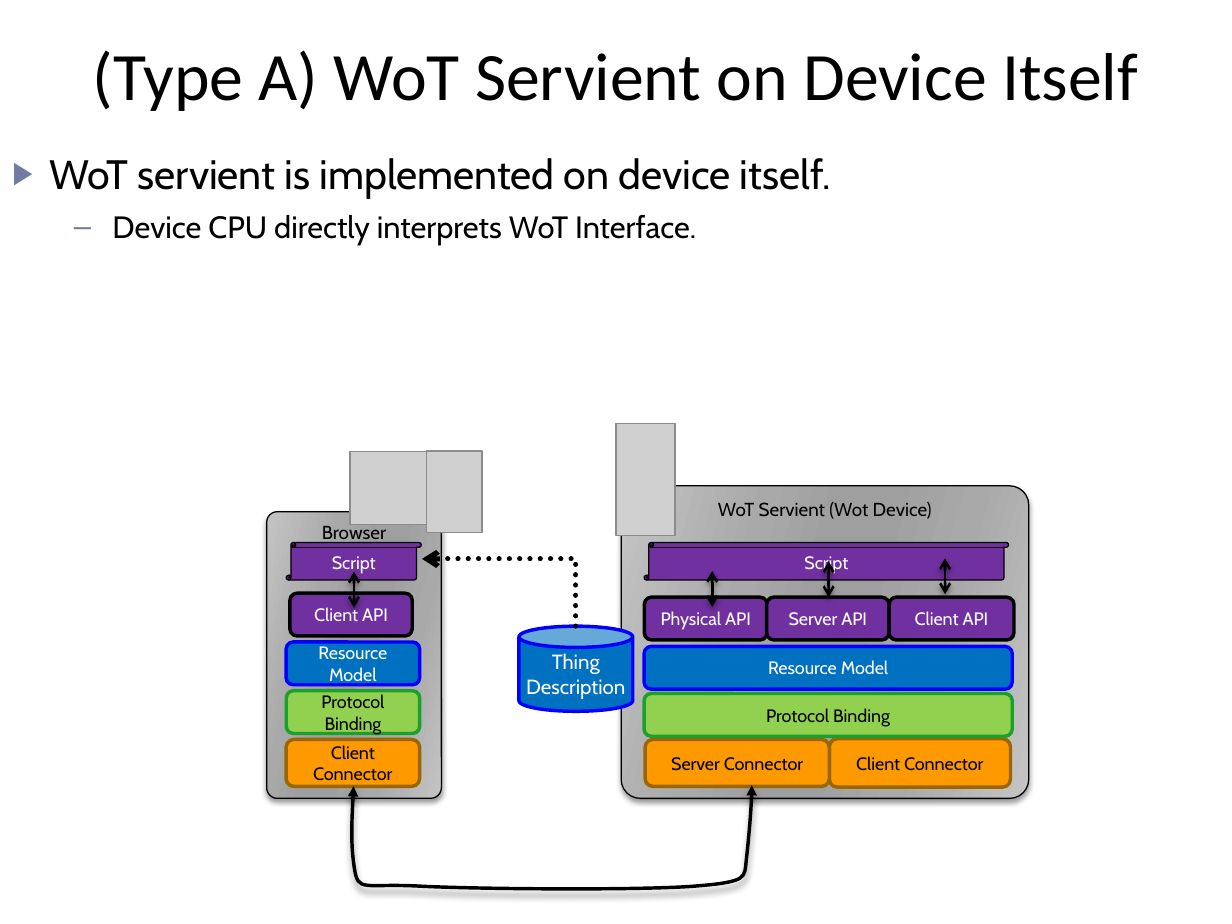
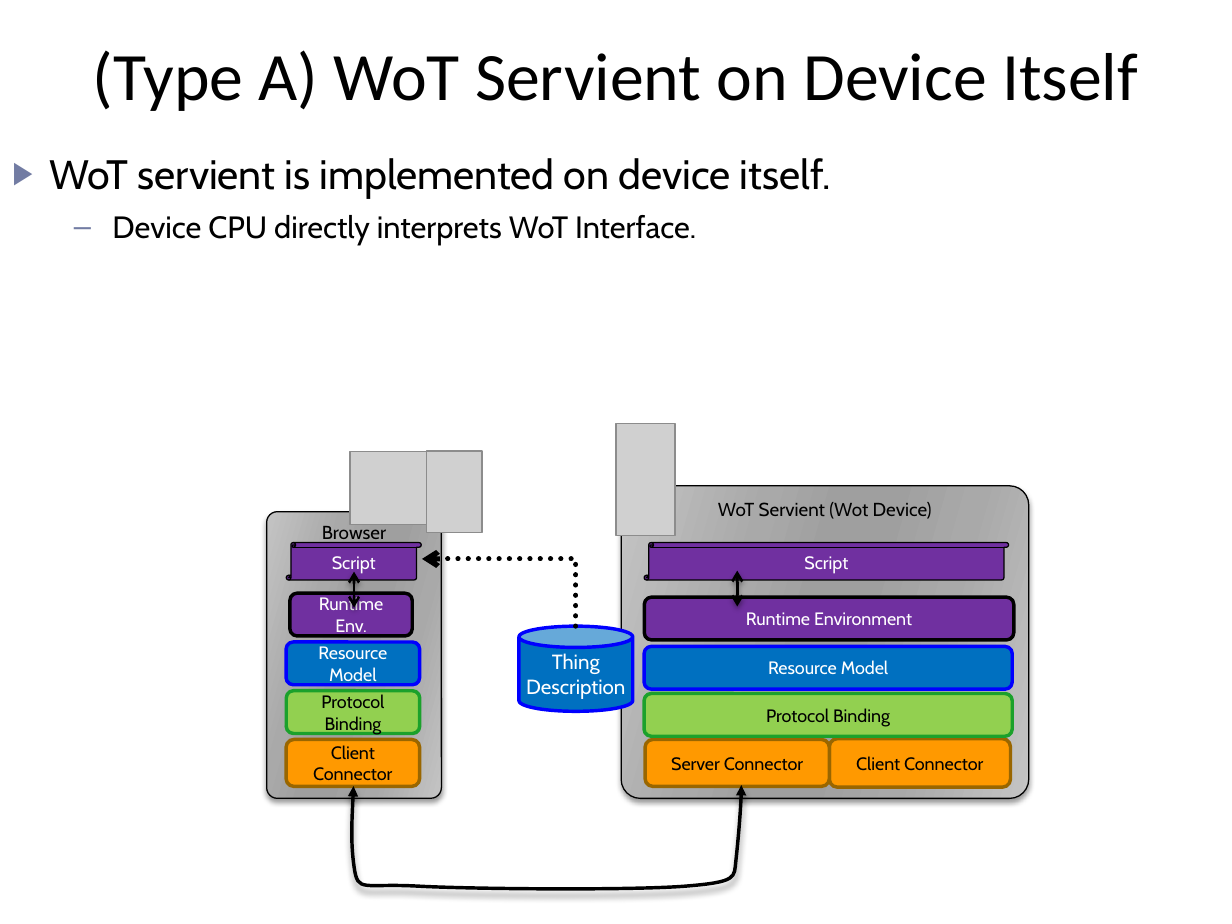
Before and after one commit to w3c/wot, a slide deck: slide 7 of current-practices/wot-getting-started.pptx. Drawn at 1232x924 pixels with LibreOffice and Linux fonts; fonts in the diff are those of the drawing; grey boxes stand for pictures. Boxes give left, top, right and bottom in pixels: in the first picture for what was removed or moved away, otherwise in the second. Text is boxed around its words. In the diff, an @@ line names an element or a change of style, - is before the commit and + after.

```diff
--- a/current-practices/wot-getting-started.pptx
+++ b/current-practices/wot-getting-started.pptx
@@ double arrow removed from (945, 558) to (945, 594) @@
@@ text in rounded rectangle at <box>319,596,383,637</box>: text changed @@
-Client API
+Runtime Env.
@@ rounded rectangle "Runtime Environment": place and size @@
-rounded rectangle "Runtime Environment" at <box>644,598,768,641</box>
+rounded rectangle "Runtime Environment" at <box>644,598,1014,641</box>
@@ double arrow removed from (712, 570) to (712, 607) @@
@@ double arrow moved from (829, 562) - (829, 598) to (737, 570) - (737, 606) @@
@@ rounded rectangle removed at <box>766,598,888,641</box> @@
-Server API
@@ rounded rectangle removed at <box>890,598,1014,641</box> @@
-Client API
@@ text in rounded rectangle at <box>746,612,912,625</box>: text changed @@
-Physical API
+Runtime Environment
@@ freeform shape: place and size @@
-freeform shape at <box>352,785,753,888</box>
+freeform shape at <box>352,785,742,888</box>
```
Also in this commit, not shown: 8 other slides changed.
